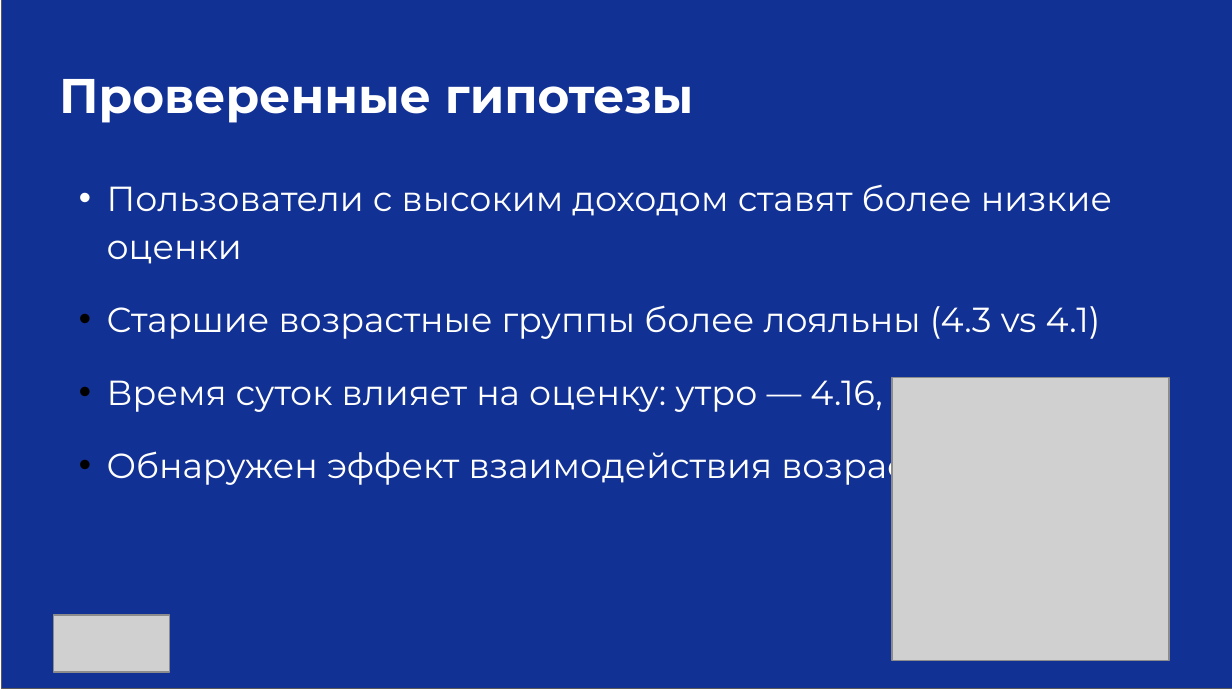
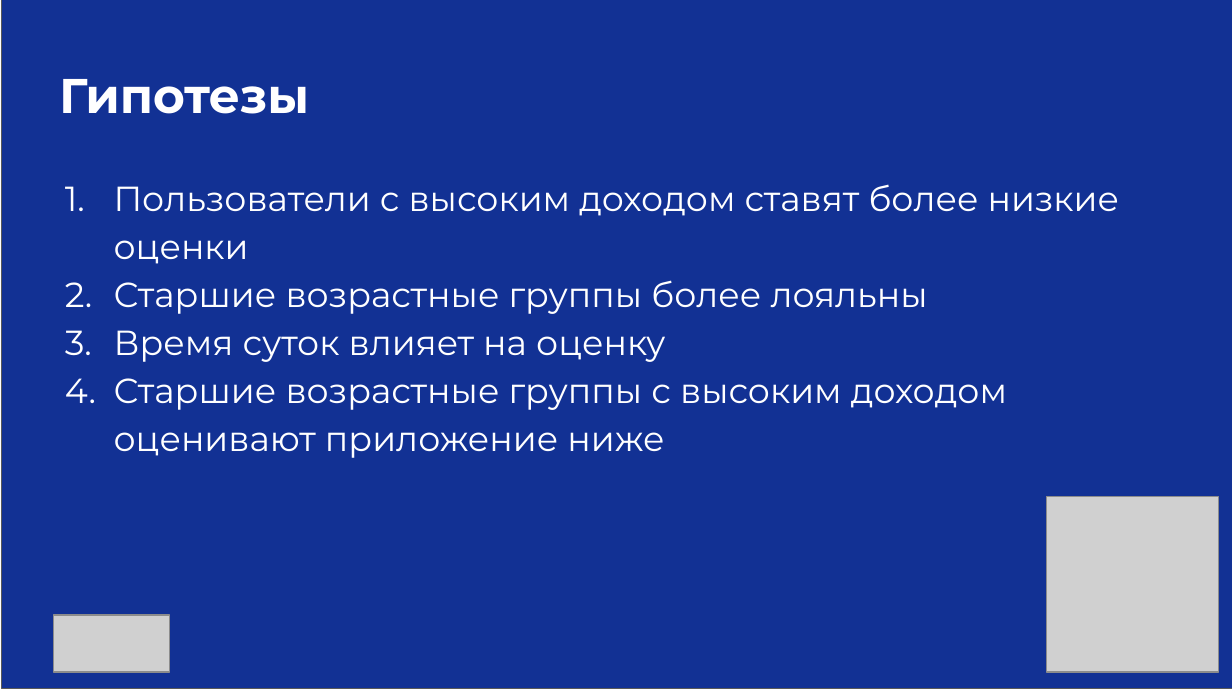
Before and after one commit to smirnoffmg/team-8-case-2, a slide deck: slide 9 of Презентация_CSAT_Команда8.pptx (slide 5 before the commit). Drawn at 1232x690 pixels with LibreOffice and Linux fonts; fonts in the diff are those of the drawing; grey boxes stand for pictures. Boxes give left, top, right and bottom in pixels: in the first picture for what was removed or moved away, otherwise in the second. Text is boxed around its words. In the diff, an @@ line names an element or a change of style, - is before the commit and + after.

```diff
--- a/Презентация_CSAT_Команда8.pptx
+++ b/Презентация_CSAT_Команда8.pptx
@@ text at (59, 79, 309, 114): text changed @@
-Проверенные гипотезы
+Гипотезы
@@ text at (114, 184, 1119, 264): bullet • to 1. @@
@@ text at (114, 280, 1007, 458): text changed @@
-• Старшие возрастные группы более лояльны (4.3 vs 4.1)
-• Время суток влияет на оценку: утро — 4.16, ночь — 4.08
-• Обнаружен эффект взаимодействия возраста и дохода
+2. Старшие возрастные группы более лояльны
+3. Время суток влияет на оценку
+4. Старшие возрастные группы с высоким доходом оценивают приложение ниже
@@ picture: place and size @@
-picture at (893, 377, 1169, 660)
+picture at (1047, 496, 1218, 671)
```
Also in this commit, not shown: 3 other slides changed, 12 slides added, 3 slides removed, 1 other file.
